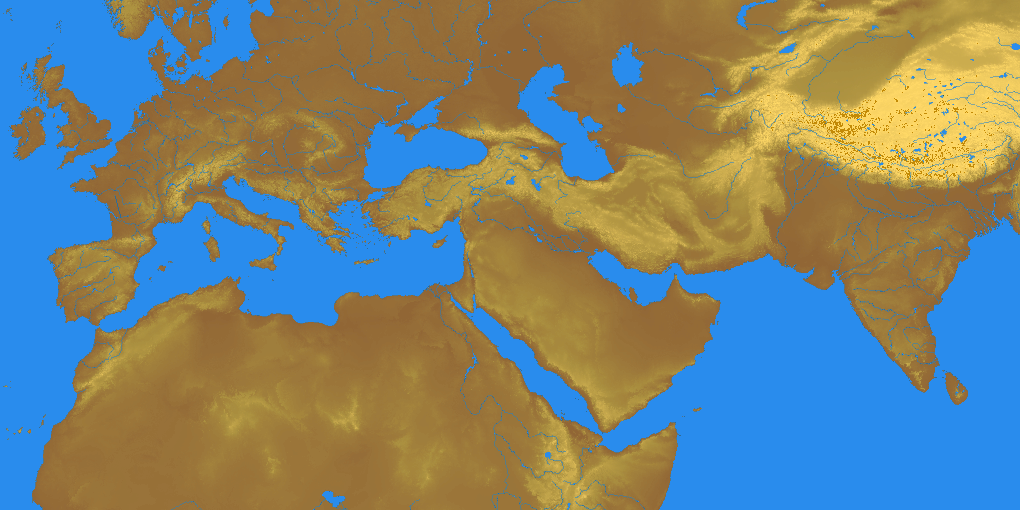
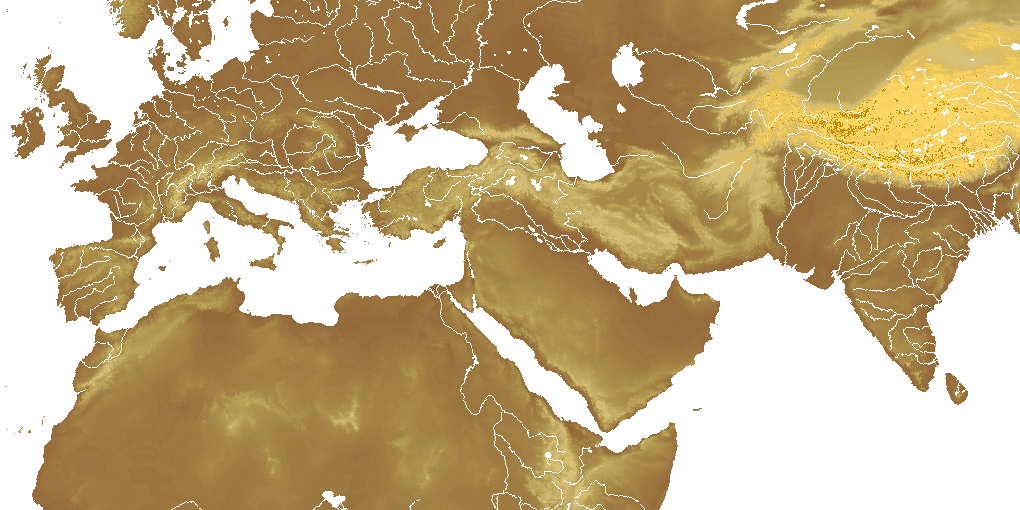
Comparing the layer stacks of the two 1020×510 images. Changes:
painted on "feral_radar_map_winter" over [0, 0, 1020, 510]
painted on "feral_radar_map" over [0, 0, 1020, 510]
hid "map_roughness" over [0, 0, 1020, 510]
